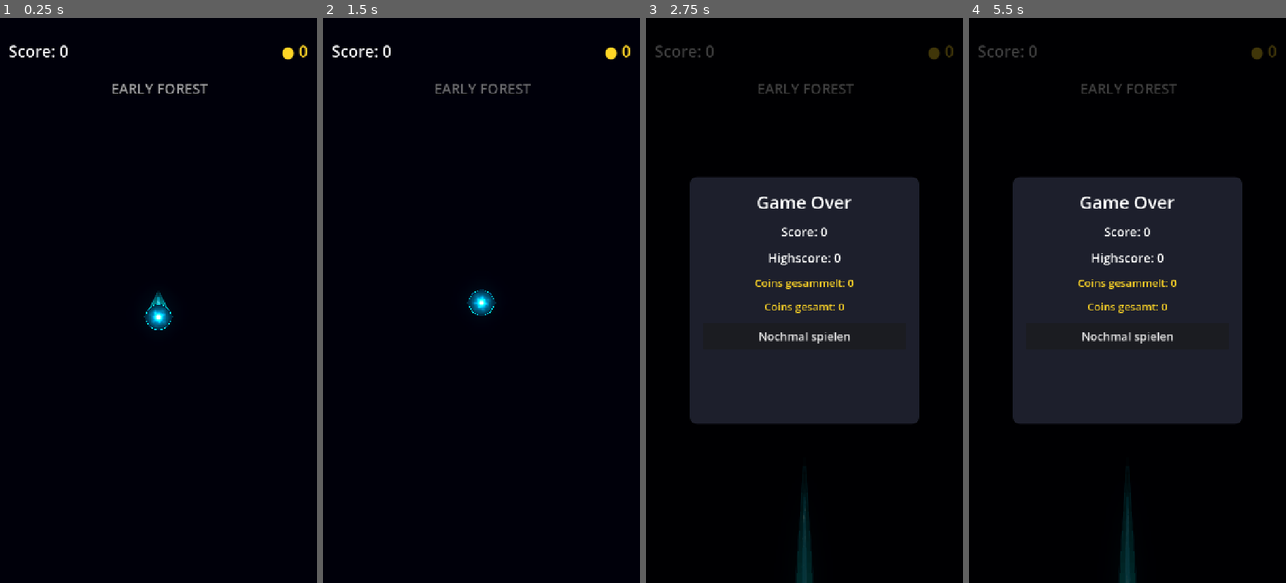
Above: before the commit, frames 1-4 (left to right).
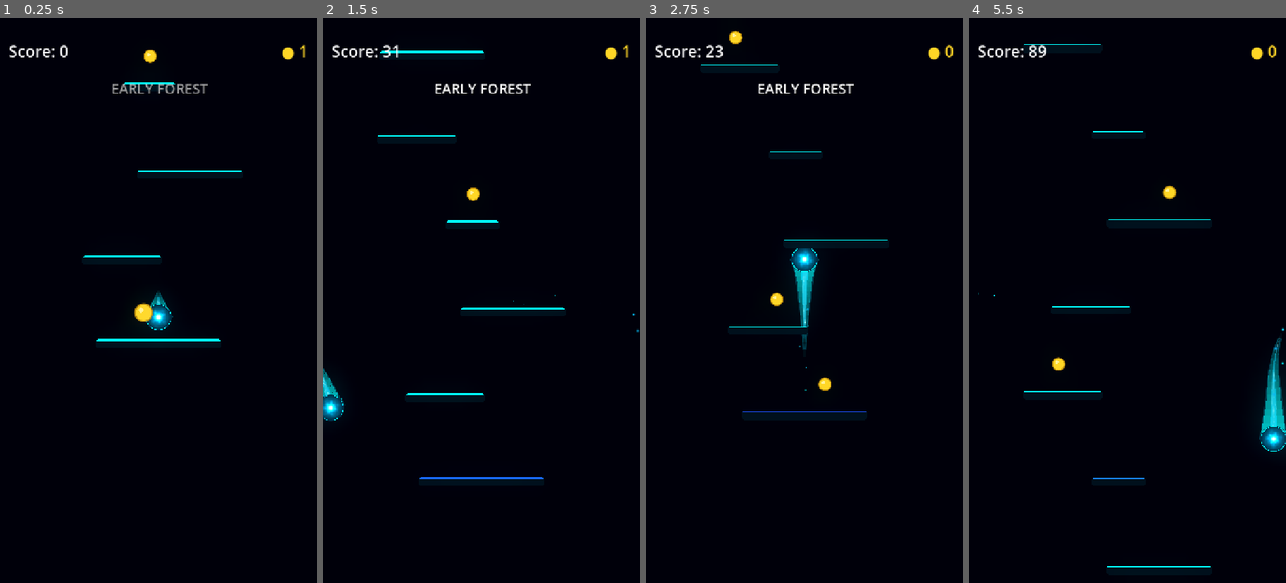
Above: after the commit, the same moments.

Repository: Kryodo/TowerJump
Game: Godot game, scene res://scenes/main.tscn
Same seed, same stepped clock (60 frames per second), same inputs: the game is played once before the commit and once after it.
Inputs (mouse positions are in pixels of both pictures, inside the frame that each line leads up to):
- Up to frame 1 (0.25 s): no input
- Up to frame 2 (1.5 s): move the mouse to (551, 272) at 0.52 s; hold Right (ui_right) 0.53-1.25 s; click (551, 272) at 0.67 s; click (481, 334) at 1.25 s, where only the run before the commit has a clickable "Nochmal spielen"
- Up to frame 3 (2.75 s): click (804, 362) at 2 s, where only the run after the commit has a clickable "Nochmal spielen"
- Up to frame 4 (5.5 s): click (1127, 334) at 2.75 s, where only the run before the commit has a clickable "Nochmal spielen"; drag from (1064, 328) to (1111, 413) at 3.52 s; move the mouse to (1159, 176) at 4.27 s; hold Left (ui_left) 4.28-5 s; drag from (1111, 413) to (1032, 215) at 5.02 s

The runs differ from the first frame. In frame 1, 0.7% of the frame differs, in the area x 26-98%, y 4-58%; in frame 2, 1.8%; in frame 3, 33%; in frame 4, 35%, in the area x 2-100%, y 4-100%.
Error before the commit: Cannot call method 'instantiate' on a null value. (res://scripts/platform_spawner.gd:120)

Commit message:
Fix landing VFX scene resource definitions

Diff:
--- a/scenes/platform.tscn
+++ b/scenes/platform.tscn
@@ -40,6 +40,10 @@
 [sub_resource type="AtlasTexture" id="AtlasTexture_vfx6"]
 atlas = ExtResource("4_vfx")
 region = Rect2(2196, 0, 366, 352)
+
+[sub_resource type="AtlasTexture" id="AtlasTexture_vfx7"]
+atlas = ExtResource("4_vfx")
+region = Rect2(2562, 0, 366, 352)
 
 [sub_resource type="SpriteFrames" id="SpriteFrames_vfx"]
 animations = [{
@@ -88,6 +92,7 @@
 
 [node name="LandingVFX" type="AnimatedSprite2D" parent="." unique_id=486458464]
 z_index = 10
-position = Vector2(0, -62)\nscale = Vector2(0.75, 0.75)
+position = Vector2(0, -62)
+scale = Vector2(0.75, 0.75)
 sprite_frames = SubResource("SpriteFrames_vfx")
 animation = &"impact"
